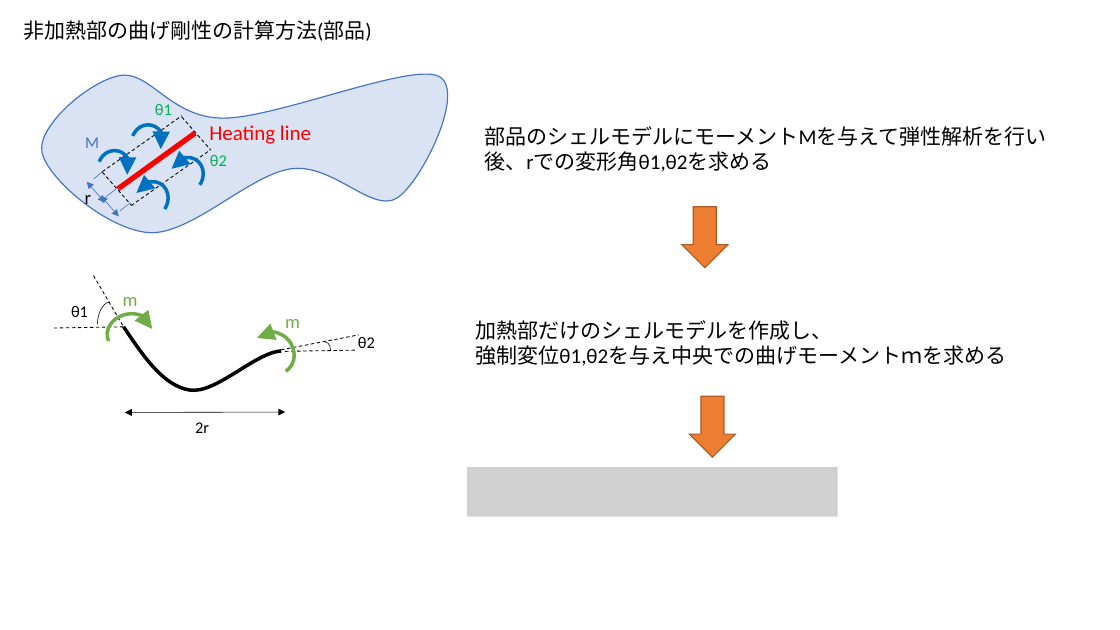
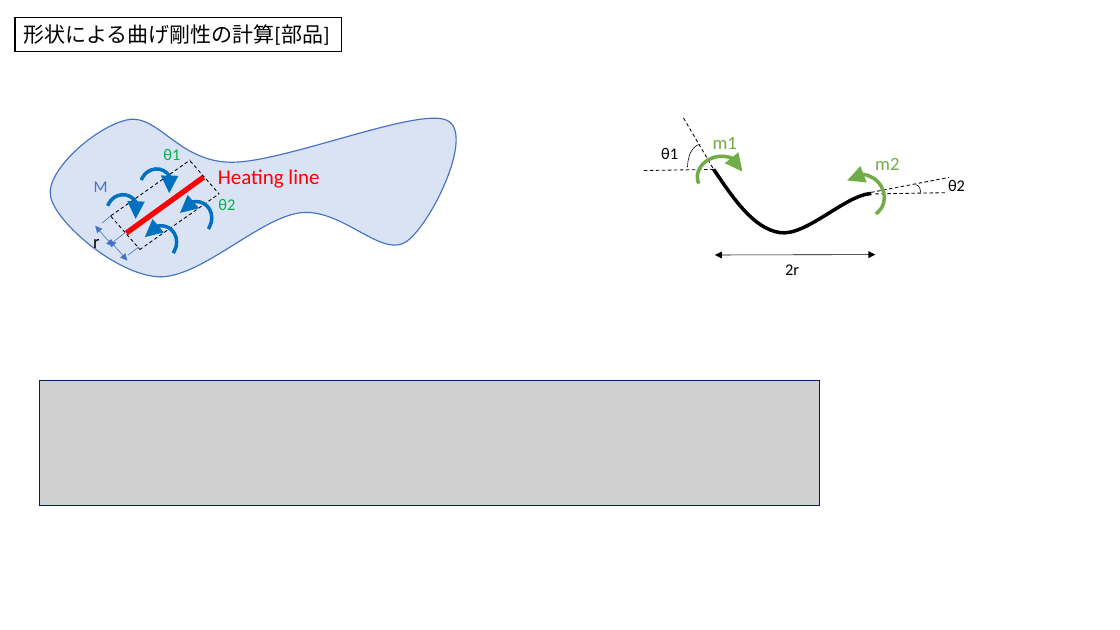
Before and after one commit to yuki0083/research, a slide deck: slide 5 of 剛性計算方法.pptx (slide 12 before the commit). Drawn at 1120x630 pixels with LibreOffice and Linux fonts; fonts in the diff are those of the drawing; grey boxes stand for pictures. Boxes give left, top, right and bottom in pixels: in the first picture for what was removed or moved away, otherwise in the second. Text is boxed around its words. In the diff, an @@ line names an element or a change of style, - is before the commit and + after.

```diff
--- a/剛性計算方法.pptx
+++ b/剛性計算方法.pptx
@@ rectangle "形状による曲げ剛性の計算[部品]": place and size @@
-rectangle "形状による曲げ剛性の計算[部品]" at (23, 20, 372, 41)
+rectangle "形状による曲げ剛性の計算[部品]" at (15, 18, 342, 51)
@@ rectangle "形状による曲げ剛性の計算[部品]" at (15, 18, 342, 51): fill none to #FFFFFF; outline none to #000000 1 pt @@
@@ text in rectangle at (23, 24, 329, 45): text changed @@
-非加熱部の曲げ剛性の計算方法(部品)
+形状による曲げ剛性の計算[部品]
@@ text removed at (484, 126, 1046, 172) @@
-部品のシェルモデルにモーメントMを与えて弾性解析を行い
-後、rでの変形角θ1,θ2を求める
@@ text added at (713, 137, 737, 149), 16 pt, text #70AD47 @@
+m1
@@ 2 arc (boxed as its full ellipse)s, 1 freeform shape, 1 line: place and size @@
-2 arc (boxed as its full ellipse)s, 1 freeform shape, 1 line at (54, 302, 331, 391)
+2 arc (boxed as its full ellipse)s, 1 freeform shape, 1 line at (644, 145, 921, 234)
@@ text added at (875, 158, 899, 170), 16 pt, text #70AD47 @@
+m2
@@ down arrow removed at (682, 207, 728, 267) @@
@@ 3 texts, 3 lines, 2 arc (boxed as its full ellipse)s, 1 double arrow: place and size @@
-3 texts, 3 lines, 2 arc (boxed as its full ellipse)s, 1 double arrow at (71, 276, 375, 433)
+3 texts, 3 lines, 2 arc (boxed as its full ellipse)s, 1 double arrow at (661, 118, 965, 275)
@@ 8 lines, 5 texts, 4 arc (boxed as its full ellipse)s, 2 double arrows, 1 freeform shape: place and size @@
-8 lines, 5 texts, 4 arc (boxed as its full ellipse)s, 2 double arrows, 1 freeform shape at (42, 74, 448, 233)
+8 lines, 5 texts, 4 arc (boxed as its full ellipse)s, 2 double arrows, 1 freeform shape at (50, 118, 456, 277)
@@ text removed at (123, 297, 138, 306) @@
-m
@@ text removed at (285, 319, 300, 328) @@
-m
@@ text removed at (475, 320, 1006, 366) @@
-加熱部だけのシェルモデルを作成し、
-強制変位θ1,θ2を与え中央での曲げモーメントｍを求める
@@ picture added at (39, 381, 819, 506) @@
@@ down arrow removed at (690, 397, 736, 457) @@
@@ picture removed at (467, 467, 838, 517) @@
```
Also in this commit, not shown: 3 other slides changed, 5 slides added, 2 other files.
